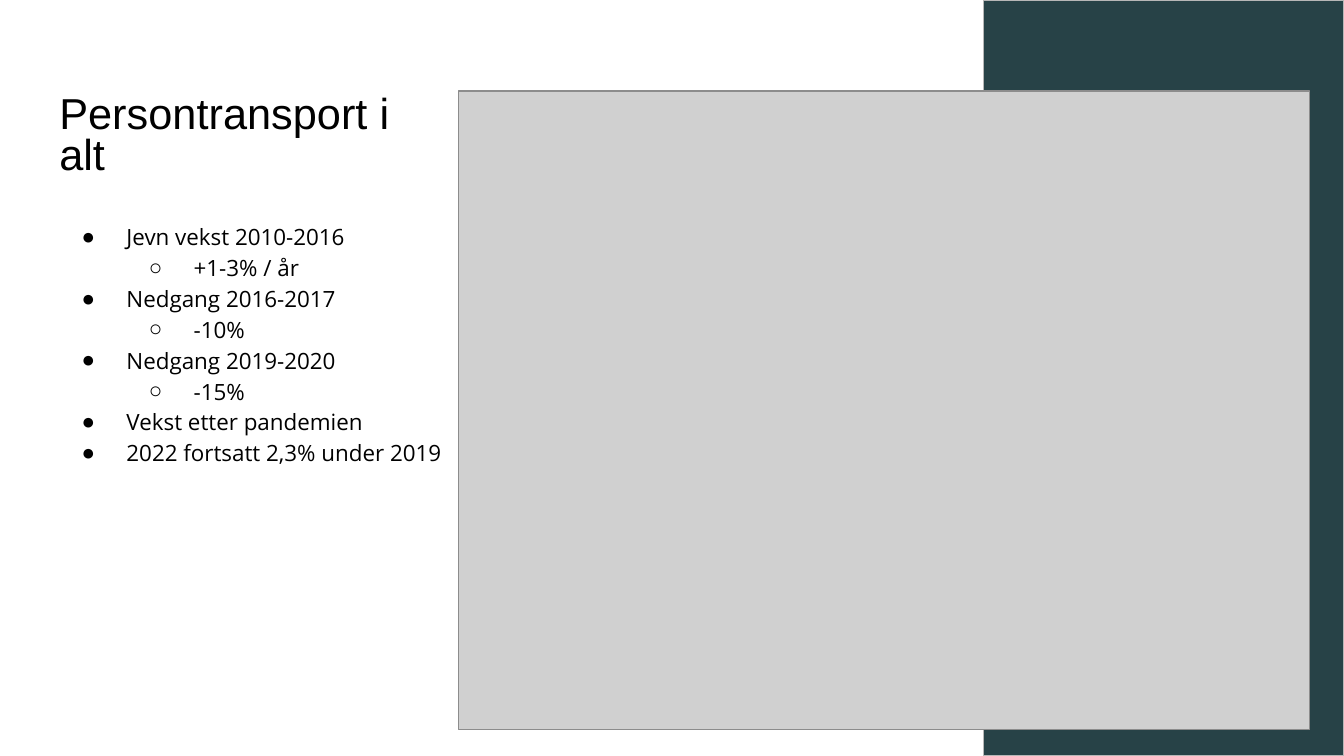
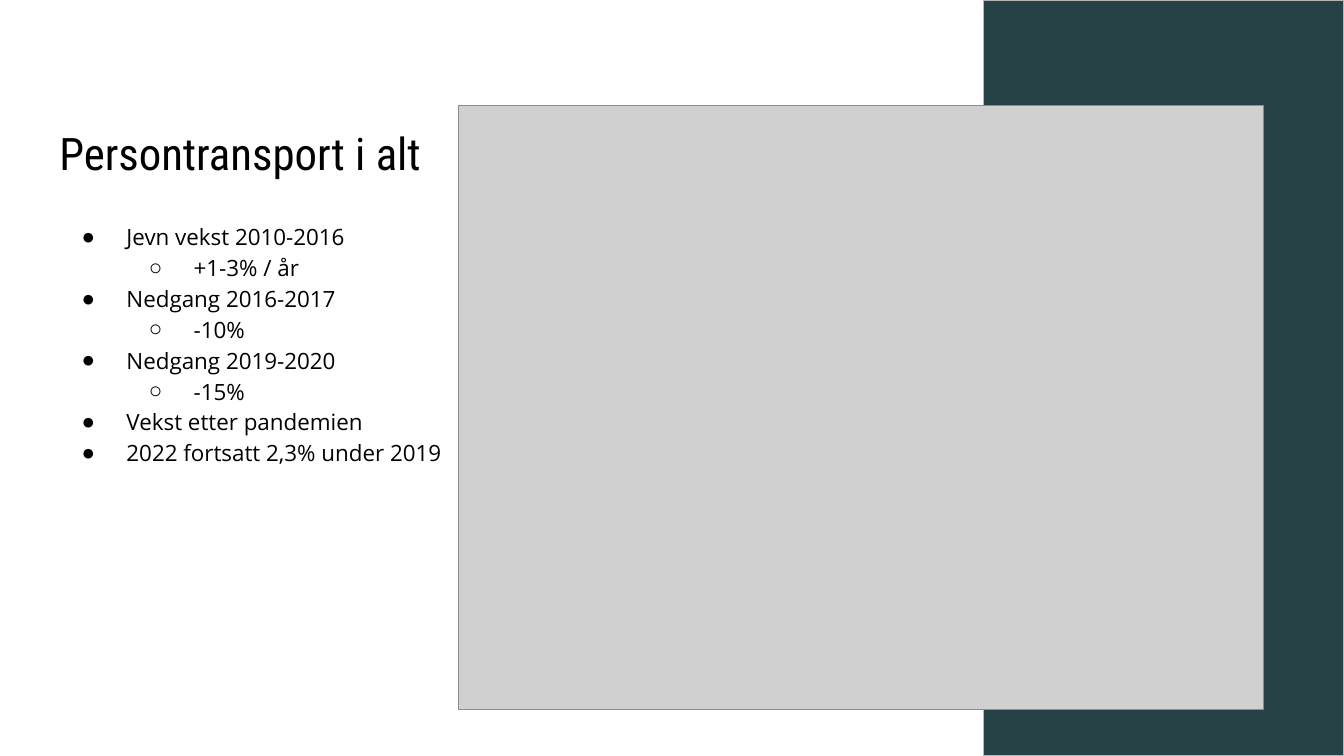
Before and after one commit to nori-parelius/InnenlandskTransport, a slide deck: slide 3 of SSB.odp. Drawn at 1344x756 pixels with LibreOffice and Linux fonts; fonts in the diff are those of the drawing; grey boxes stand for pictures. Boxes give left, top, right and bottom in pixels: in the first picture for what was removed or moved away, otherwise in the second. Text is boxed around its words. In the diff, an @@ line names an element or a change of style, - is before the commit and + after.

```diff
--- a/SSB.odp
+++ b/SSB.odp
@@ title "Persontransport i alt" at (x1=59, y1=136, x2=421, y2=179): size 23.2 to 24 pt, font Arial to Roboto Condensed; line spacing 0.8 to 1 @@
@@ picture resized from (x1=458, y1=91, x2=1309, y2=730) to (x1=458, y1=106, x2=1263, y2=710) @@
```
Also in this commit, not shown: 11 other slides changed, 12 other files.
